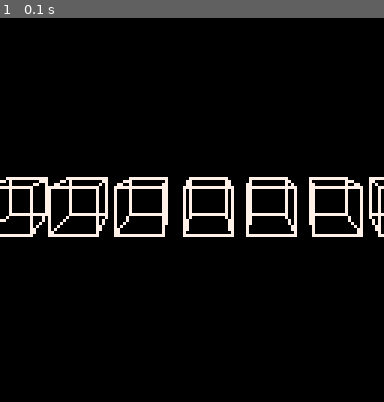
Above: before the commit, frame 1.
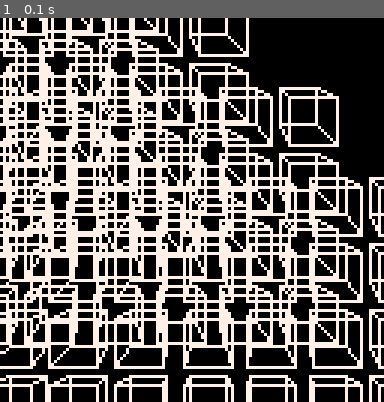
Above: after the commit, the same moment.

Repository: abemassry/dimensional-jump
Game: PICO-8 cartridge 3d_2.p8
The game is run twice, just before and just after one commit, with the same random seed, the same clock (stepped at 60 frames per second) and the same inputs.
Inputs:
- Up to frame 1 (0.1 s): no input

The runs differ from the first frame. In frame 1, 36% of the frame differs, in the area x 0-100%, y 0-100%.

Commit message:
working on next rows of cubes

Diff:
--- a/3d_2.p8
+++ b/3d_2.p8
@@ -8,16 +8,18 @@
 
 end
 
-function setup_block(x, y, s)
-	x0=x-8
-	y0=y-8
-	x1=x+8
-	y1=y+8
-	z=5
-	xx0=x0+z+2
-	yy0=y0-z+2
-	xx1=x1+z-2
-	yy1=y1-z-2
+function setup_block(x, y, z, s)
+	x0=(x-8)-z
+	y0=(y-8)-z
+	x1=(x+8)-z
+	y1=(y+8)-z
+
+	iz=5
+
+	xx0=x0+iz+2
+	yy0=y0-iz+2
+	xx1=x1+iz-2
+	yy1=y1-iz-2
 	draw_block(x0+s,x1+s,y0,y1,xx0,xx1,yy0,yy1,7)
 end
 
@@ -53,13 +55,18 @@
 
 function _draw()
 	cls()
-	setup_block(64+60,64,12)
-	setup_block(64+40,64,10)
-	setup_block(64+20,64,8)
-	setup_block(64,64,7)
-	setup_block(64-20,64,4)
-	setup_block(64-40,64,2)
-	setup_block(64-60,64,0)
+  for i=0,90,30 do
+    for j=0,3 do
+      ydiff = j*22
+      setup_block(64+60,64+ydiff,i,12)
+      setup_block(64+40,64+ydiff,i,10)
+      setup_block(64+20,64+ydiff,i,8)
+      setup_block(64,64+ydiff,i,7)
+      setup_block(64-20,64+ydiff,i,4)
+      setup_block(64-40,64+ydiff,i,2)
+      setup_block(64-60,64+ydiff,i,0)
+    end
+  end
 
 end
 
